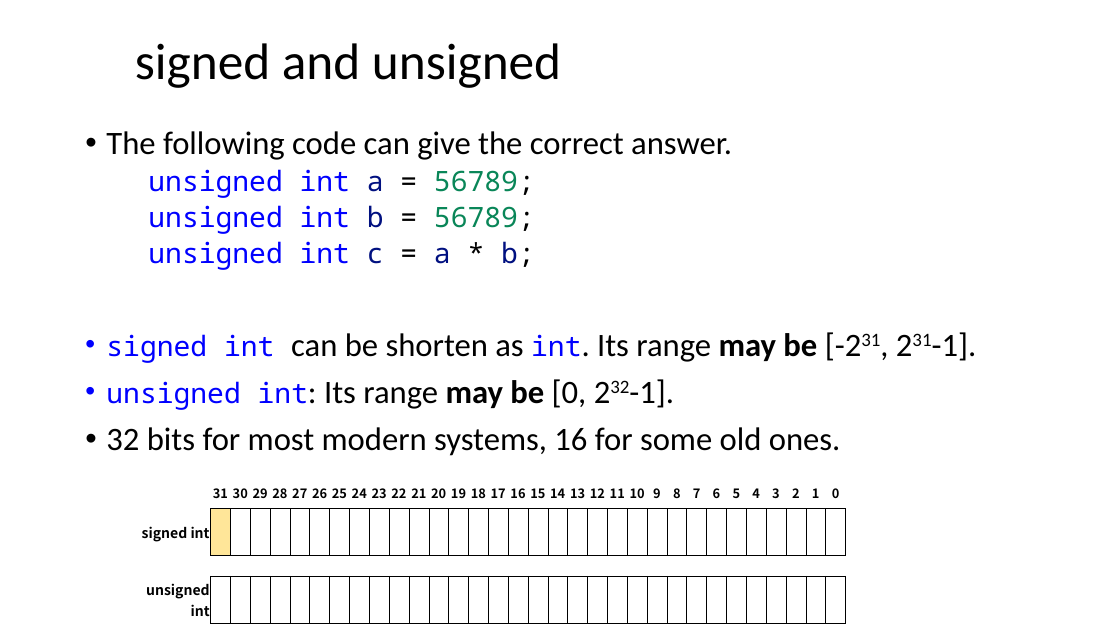
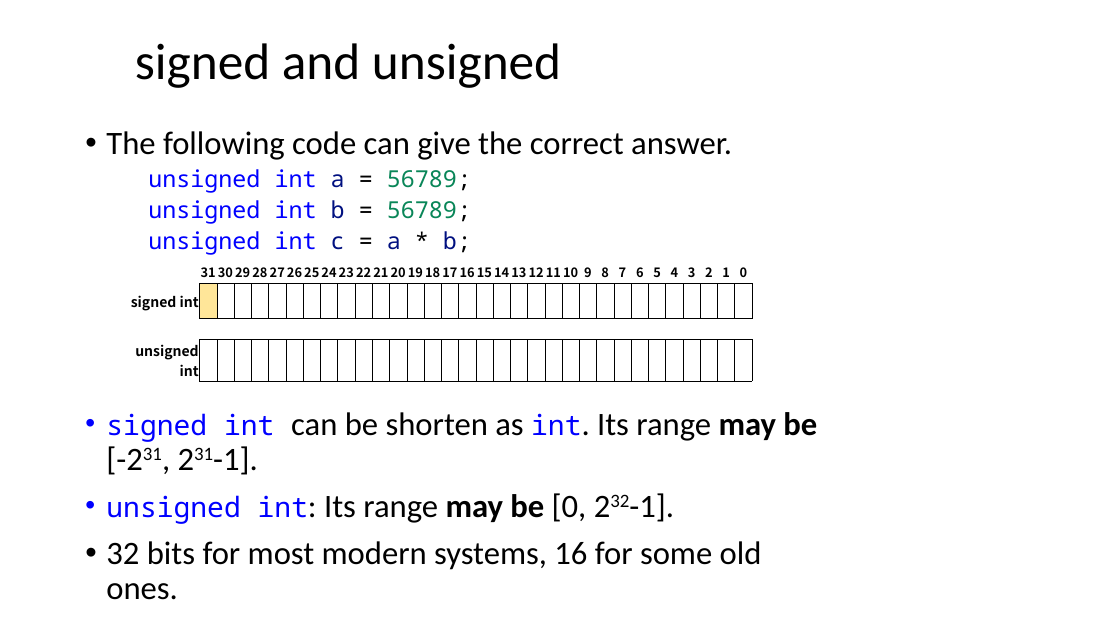
Before and after one commit to dayekuaipao/CPPLearning, a slide deck: slide 7 of week02/Lecture02.pptx. Drawn at 1120x630 pixels with LibreOffice and Linux fonts; fonts in the diff are those of the drawing; background and template pictures are left out. Boxes give left, top, right and bottom in pixels: in the first picture for what was removed or moved away, otherwise in the second. Text is boxed around its words. In the diff, an @@ line names an element or a change of style, - is before the commit and + after.

```diff
--- a/week02/Lecture02.pptx
+++ b/week02/Lecture02.pptx
@@ text at [148,169,471,255]: size 24 to 20 pt in "unsigned int a = 56789;", "unsigned int b = 56789;", "unsigned int c = a * b;" @@
@@ table: place and size @@
-table at [127,476,856,620]
+table at [127,260,765,380]
```
Also in this commit, not shown: 14 other slides changed, 2 slides added, 2 other files.
